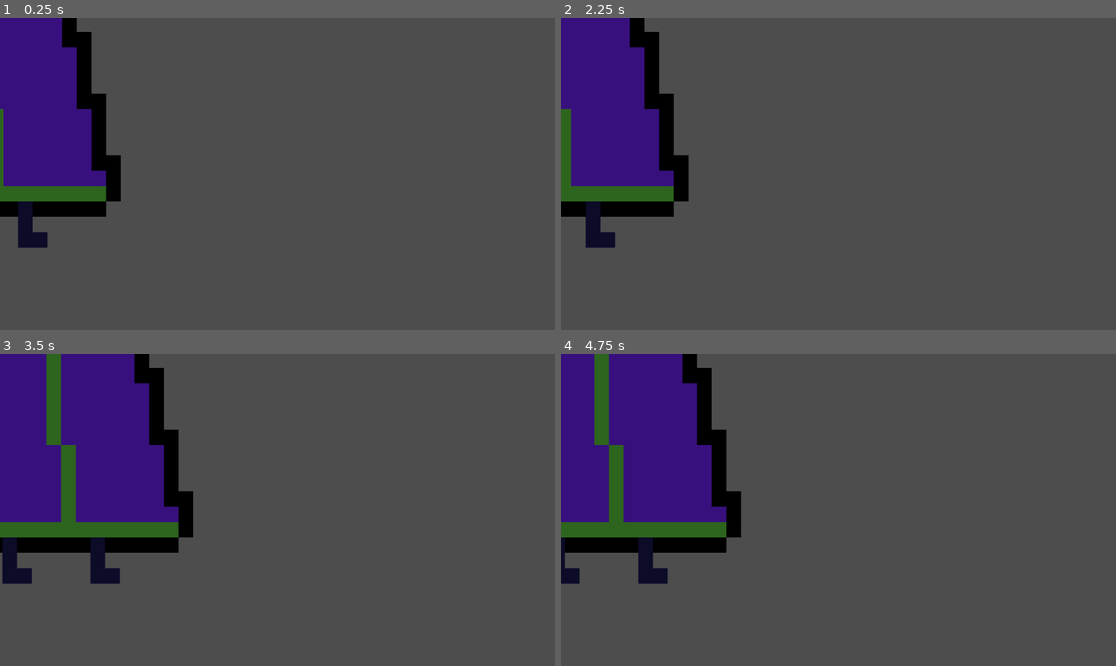
Above: before the commit, frames 1-4 (two rows, left to right).
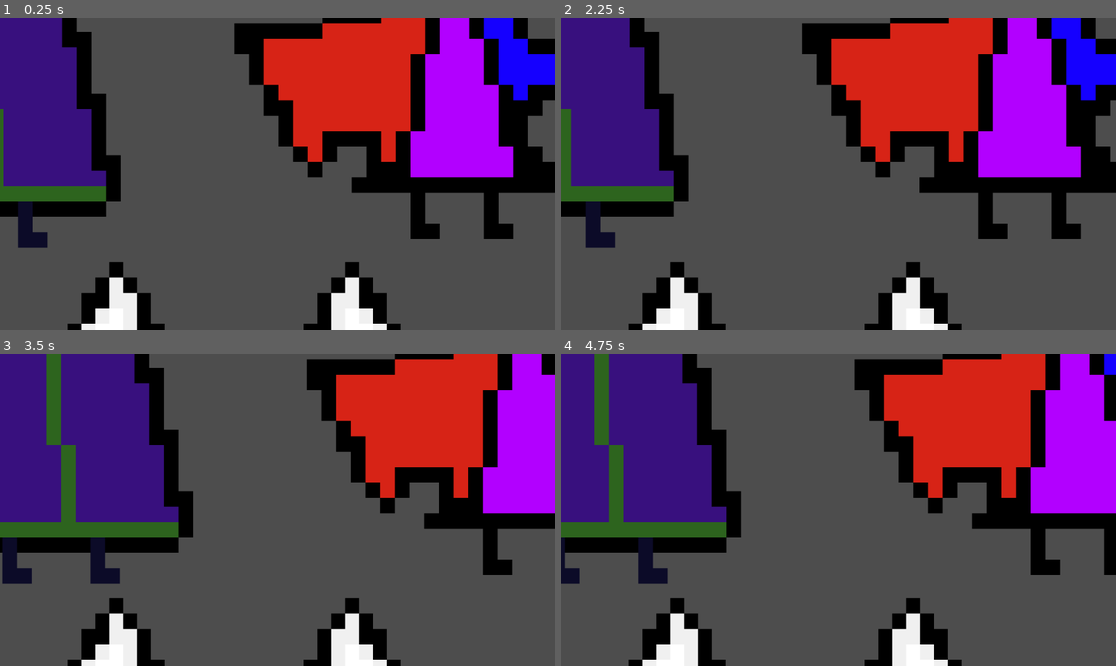
Above: after the commit, the same moments.

Repository: CSC-3380-Fall-2026/Team-8
Game: Godot game, scene res://Scenes/Main.tscn
Two runs of this game, one before a commit and one after it. Both use one fixed random seed, a clock stepped at 60 frames per second and the inputs below. Before the commit the project starts from res://Scenes/Player 1.tscn.
Inputs (mouse positions are in pixels of both pictures, inside the frame that each line leads up to):
- Up to frame 1 (0.25 s): no input
- Up to frame 2 (2.25 s): click (588, 39) at 0.5 s, where only the run after the commit has a clickable "Attack"; click (588, 89) at 1.25 s, where only the run after the commit has a clickable "End Turn"; tap Enter (ui_accept) at 2 s; hold Right (ui_right) from 2.03 s (still down)
- Up to frame 3 (3.5 s): keep holding Right (ui_right); tap Enter (ui_accept) at 2.27, 3.02 s
- Up to frame 4 (4.75 s): release Right (ui_right) at 3.53 s; hold Left (ui_left) 3.53-4.28 s; hold Right (ui_right) from 4.28 s (still down); tap Enter (ui_accept) at 4.52 s

The runs differ from the first frame. In frame 1, 32% of the frame differs, in the area x 12-100%, y 0-100%; in frame 2, 32%; in frame 3, 25%; in frame 4, 27%.

Commit message:
Set main scene to Main.tscn

Diff:
--- a/project.godot
+++ b/project.godot
@@ -11,5 +11,5 @@
 [application]
 
 config/name="Alchemy VS Magic"
-run/main_scene="uid://bvrfq1v4gbjsn"
+run/main_scene="uid://dm8aq43e0rjb5"
 config/features=PackedStringArray("4.4", "Forward Plus")
